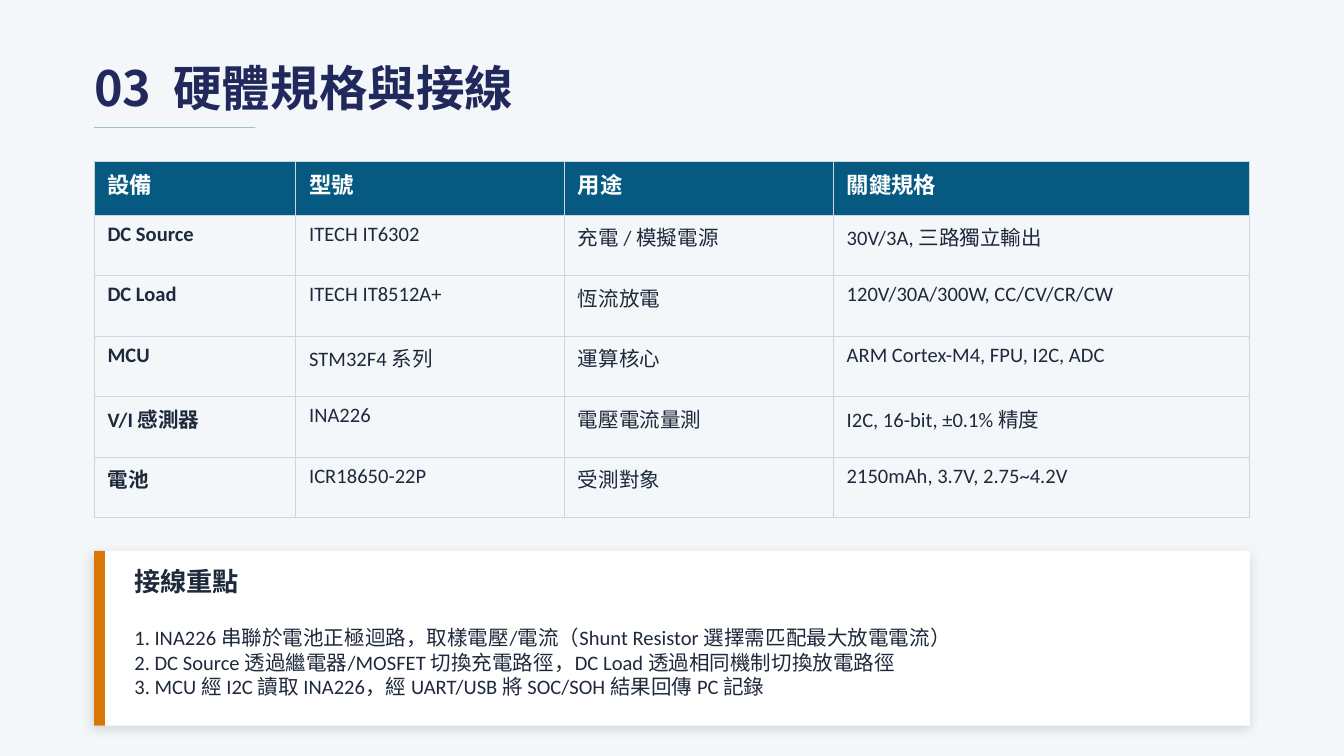
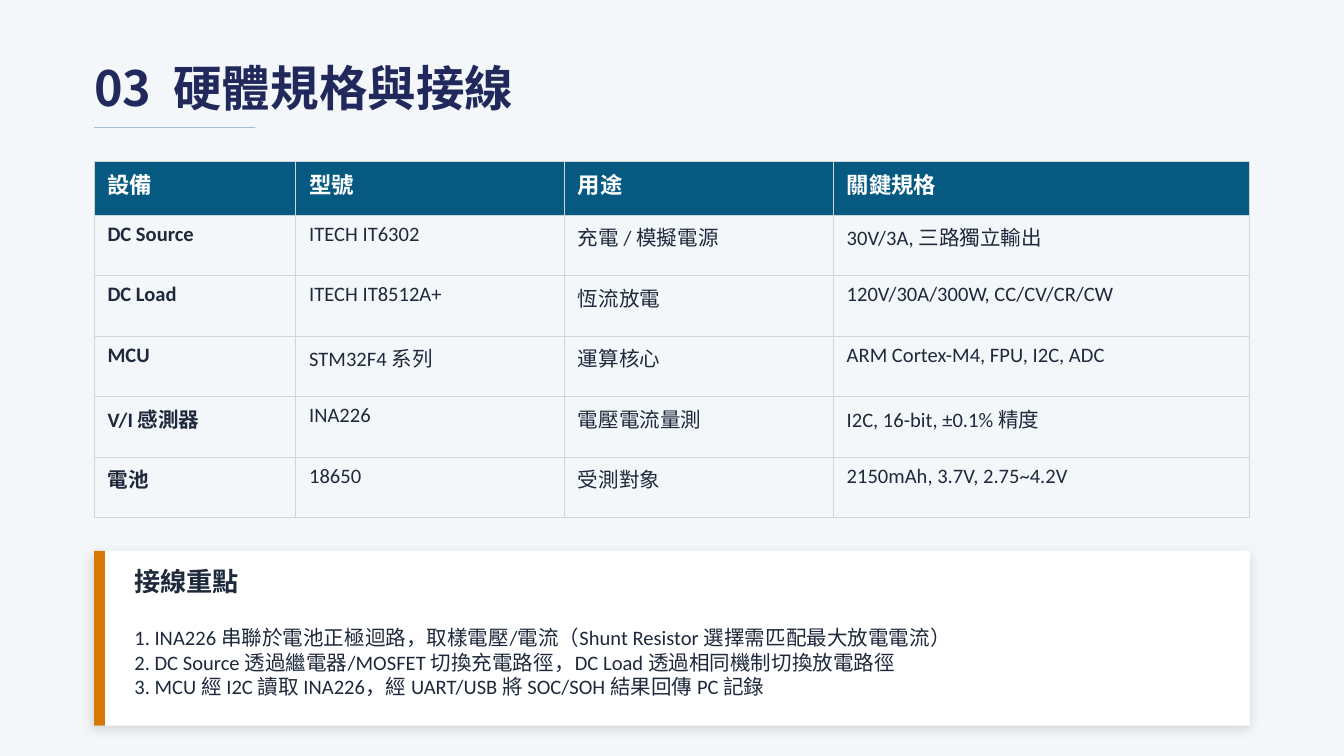
Before and after one commit to JackHung9527/SOC_RESEARCH, a slide deck: slide 5 of DOC/會議紀錄/meeting_0416_洪大甲.pptx. Drawn at 1344x756 pixels with LibreOffice and Linux fonts; fonts in the diff are those of the drawing. Boxes give left, top, right and bottom in pixels: in the first picture for what was removed or moved away, otherwise in the second. Text is boxed around its words. In the diff, an @@ line names an element or a change of style, - is before the commit and + after.

```diff
--- a/DOC/會議紀錄/meeting_0416_洪大甲.pptx
+++ b/DOC/會議紀錄/meeting_0416_洪大甲.pptx
@@ table at bbox=[94, 161, 1250, 517] @@
-row 6, column 2: ICR18650-22P
+row 6, column 2: 18650
```
Also in this commit, not shown: 3 other slides changed, 11 other files.
